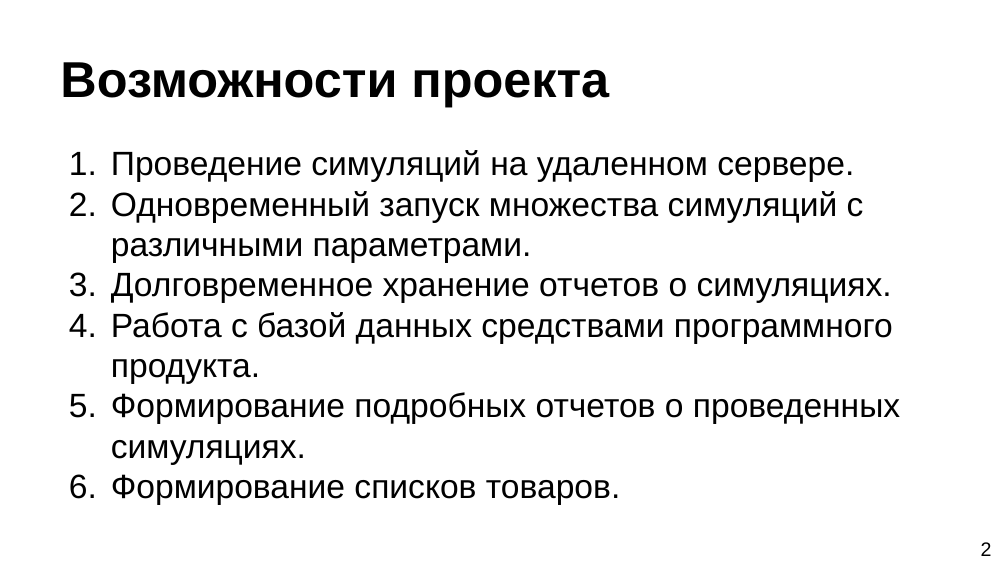
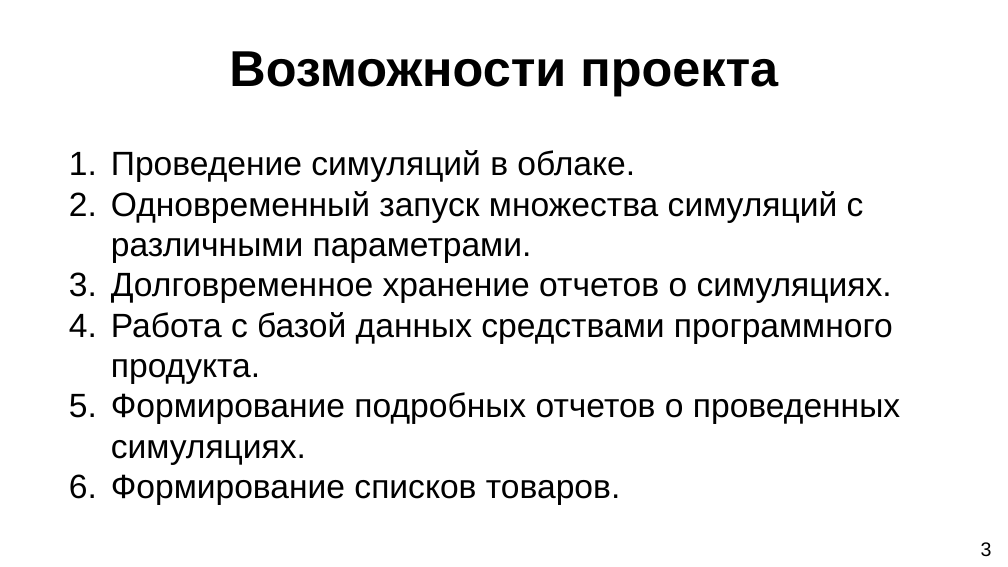
Before and after one commit to DirectoriX/TPRG-TradingTerminal, a slide deck: slide 5 of Отчёты/Торговый терминал.pptx (slide 3 before the commit). Drawn at 1008x567 pixels with LibreOffice and Linux fonts; fonts in the diff are those of the drawing; background and template pictures are left out. Boxes give left, top, right and bottom in pixels: in the first picture for what was removed or moved away, otherwise in the second. Text is boxed around its words. In the diff, an @@ line names an element or a change of style, - is before the commit and + after.

```diff
--- a/Отчёты/Торговый терминал.pptx
+++ b/Отчёты/Торговый терминал.pptx
@@ title "Возможности проекта": place and size @@
-title "Возможности проекта" at (60,62,609,106)
+title "Возможности проекта" at (229,51,778,96)
@@ title "Возможности проекта" at (229,51,778,96): alignment left to centre @@
@@ text at (111,150,635,182): text changed @@
-1. Проведение симуляций на удаленном сервере.
+1. Проведение симуляций в облаке.
@@ text at (981,542,992,557): text changed @@
-2
+3
```
Also in this commit, not shown: 11 other slides changed, 2 slides added, 1 other file.
